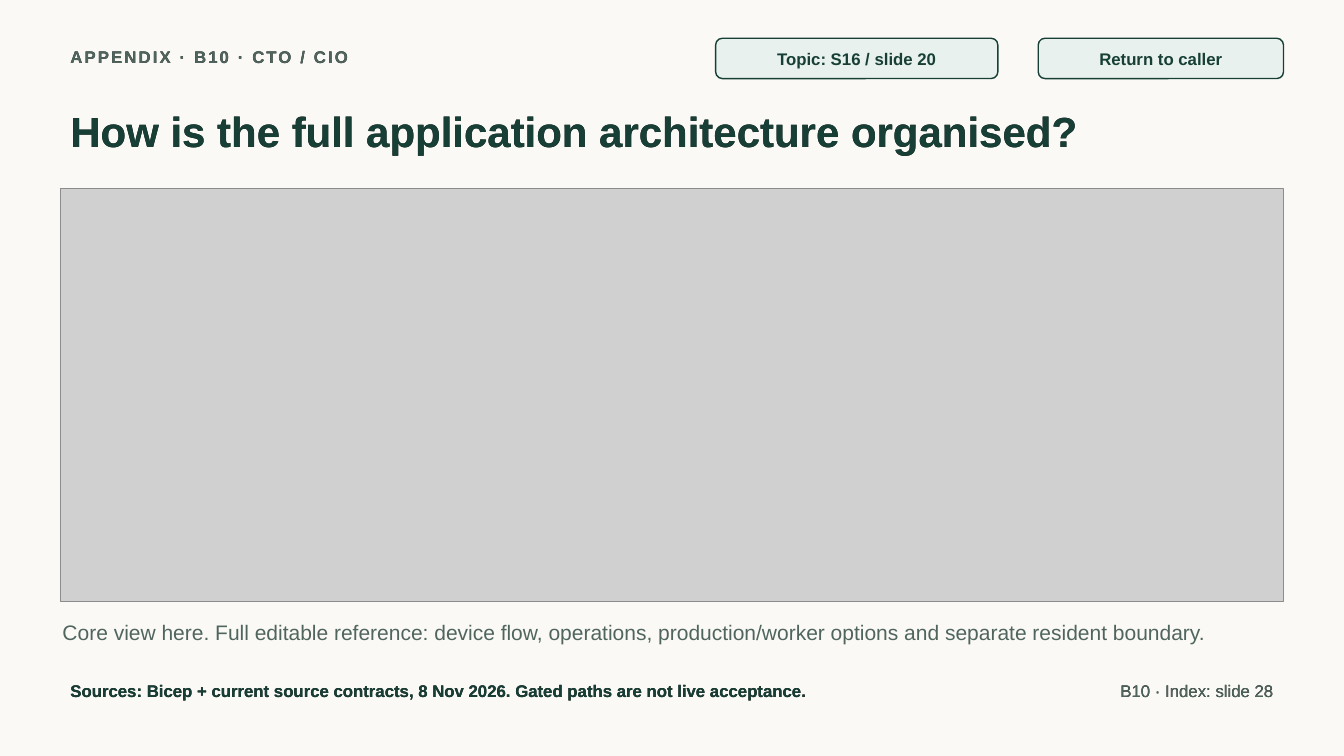
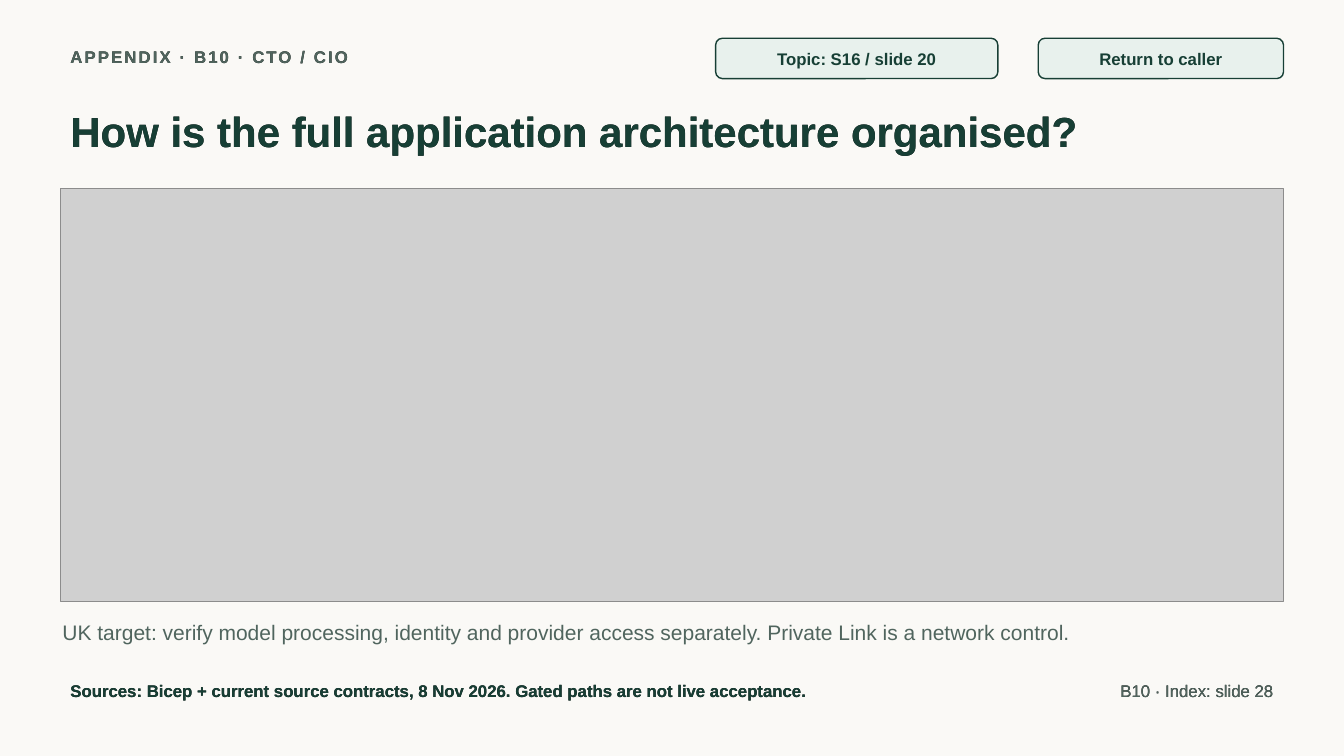
Before and after one commit to jmservera/ama, a slide deck: slide 38 of docs/capstone/deck/zava-forward-cowork-v2-draft.pptx. Drawn at 1344x756 pixels with LibreOffice and Linux fonts; fonts in the diff are those of the drawing; grey boxes stand for pictures. Boxes give left, top, right and bottom in pixels: in the first picture for what was removed or moved away, otherwise in the second. Text is boxed around its words. In the diff, an @@ line names an element or a change of style, - is before the commit and + after.

```diff
--- a/docs/capstone/deck/zava-forward-cowork-v2-draft.pptx
+++ b/docs/capstone/deck/zava-forward-cowork-v2-draft.pptx
@@ text at <box>62,625,1069,644</box>: text changed @@
-Core view here. Full editable reference: device flow, operations, production/worker options and separate resident boundary.
+UK target: verify model processing, identity and provider access separately. Private Link is a network control.
```
Also in this commit, not shown: 2 other slides changed, 1 slide added, 1 slide removed, 17 other files.
